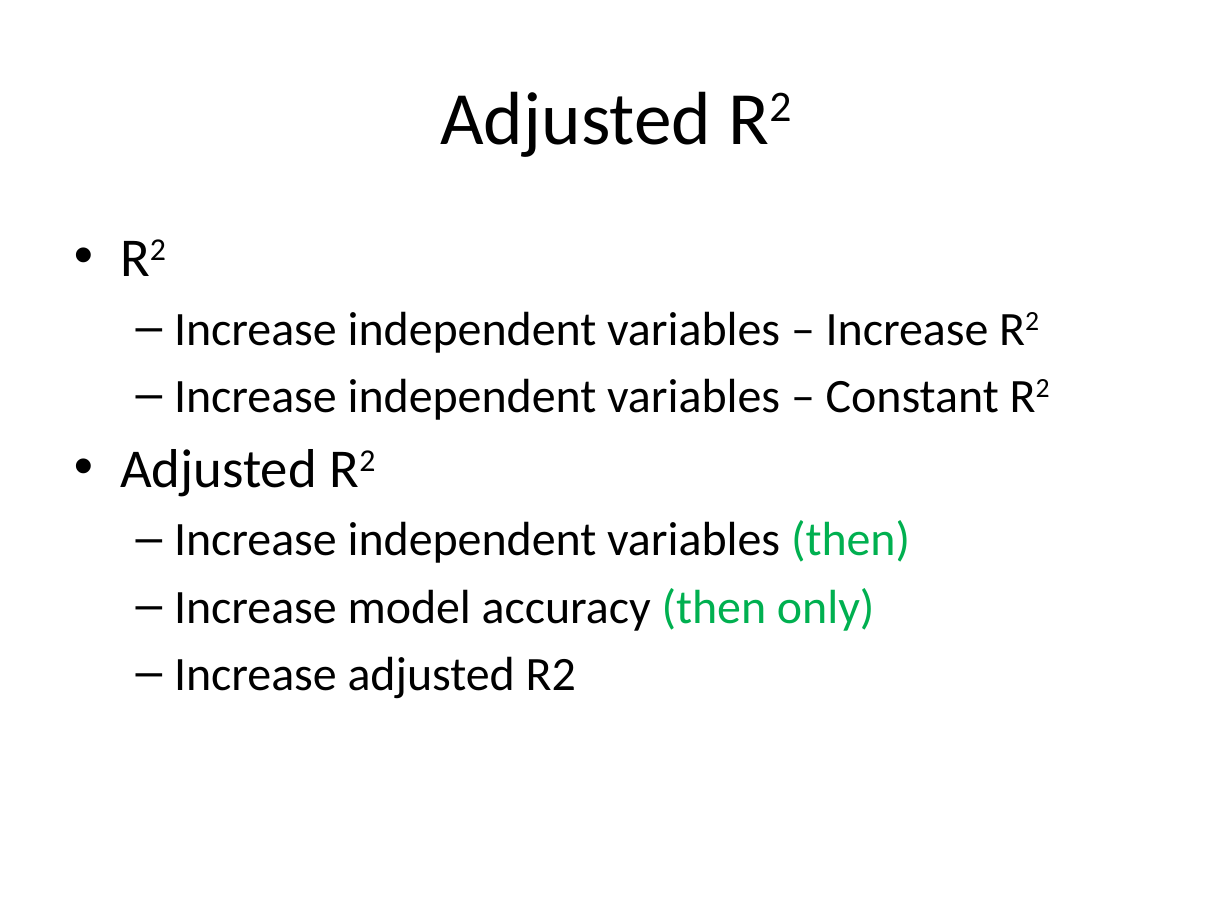
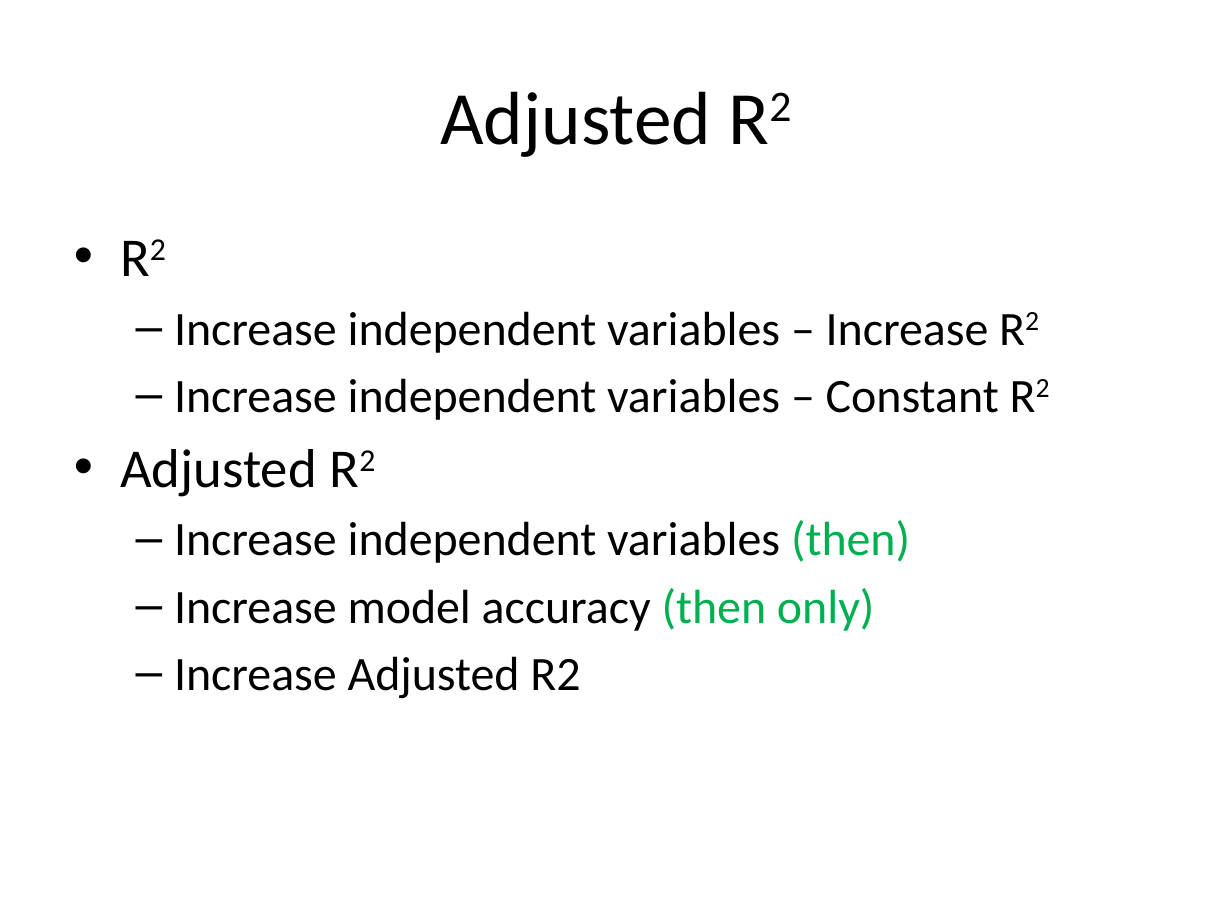
Before and after one commit to look4pritam/ArtificialIntelligence, a slide deck: slide 23 of MachineLearning/LinearRegression/LinearRegression.pptx. Drawn at 1232x924 pixels with LibreOffice and Linux fonts; fonts in the diff are those of the drawing. Boxes give left, top, right and bottom in pixels: in the first picture for what was removed or moved away, otherwise in the second. Text is boxed around its words. In the diff, an @@ line names an element or a change of style, - is before the commit and + after.

```diff
--- a/MachineLearning/LinearRegression/LinearRegression.pptx
+++ b/MachineLearning/LinearRegression/LinearRegression.pptx
@@ text at (174,656,580,699): text changed @@
-  – Increase adjusted R2
+  – Increase Adjusted R2
```
Also in this commit, not shown: 3 other slides changed, 1 other file.
